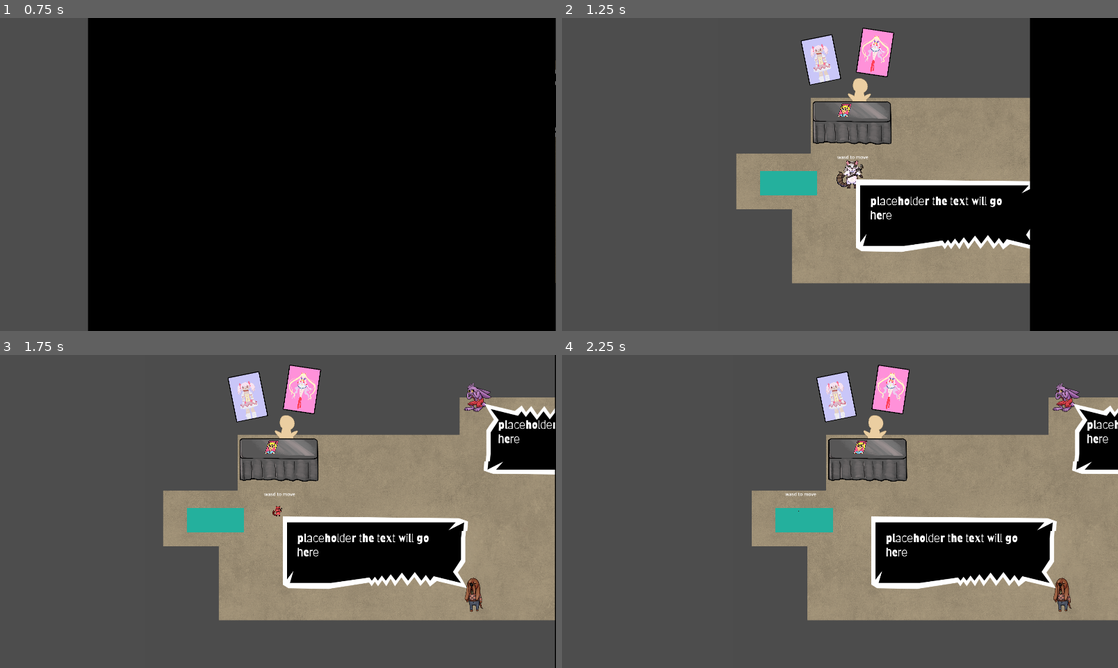
Above: before the commit, frames 1-4 (two rows, left to right).
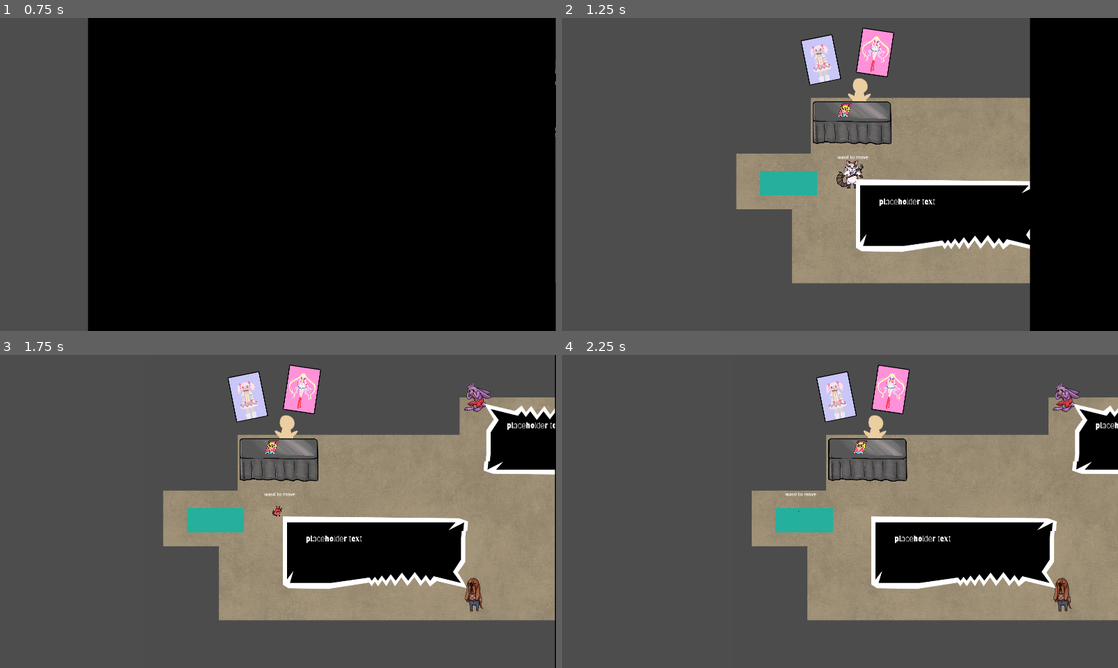
Above: after the commit, the same moments.

Repository: Limeyuzu/power-up-jam-2026
Game: Godot game, scene res://Scenes/MovementTest.tscn
Same seed, same stepped clock (60 frames per second), same inputs: the game is played once before the commit and once after it.
Inputs (mouse positions are in pixels of both pictures, inside the frame that each line leads up to):
- Up to frame 1 (0.75 s): tap Enter (ui_accept) at 0.5 s; move the mouse to (400, 158) at 0.52 s; hold Right (ui_right) from 0.53 s (still down); tap Space at 0.6 s; click (400, 158) at 0.67 s
- Up to frame 2 (1.25 s): keep holding Right (ui_right); tap Enter (ui_accept) at 0.77 s
- Up to frame 3 (1.75 s): release Right (ui_right) at 1.25 s; drag from (166, 527) to (389, 552) at 1.27 s
- Up to frame 4 (2.25 s): move the mouse to (895, 442) at 2.02 s; hold Right (ui_right) from 2.03 s (still down); tap Space at 2.1 s

Frame 1 is identical in both runs. In frame 2, 0.4% of the frame differs, in the area x 55-80%, y 56-65%; in frame 3, 0.7%, in the area x 53-100%, y 20-65%; in frame 4, 0.6%.

Commit message:
adjust text size

Diff:
--- a/Scenes/DialogueBubble.tscn
+++ b/Scenes/DialogueBubble.tscn
@@ -19,9 +19,9 @@
 corner_radius_bottom_left = 40
 
 [sub_resource type="StyleBoxFlat" id="StyleBoxFlat_jwrjw"]
-content_margin_left = 50.0
-content_margin_top = 50.0
-content_margin_right = 50.0
+content_margin_left = 80.0
+content_margin_top = 60.0
+content_margin_right = 0.0
 content_margin_bottom = 80.0
 bg_color = Color(0.6, 0.6, 0.6, 0)
 
@@ -71,8 +71,13 @@
 layout_mode = 2
 offset_transform_position = Vector2(20, 0)
 theme = ExtResource("2_cto1i")
+theme_override_font_sizes/normal_font_size = 28
+theme_override_font_sizes/bold_font_size = 32
+theme_override_font_sizes/bold_italics_font_size = 32
+theme_override_font_sizes/italics_font_size = 32
+theme_override_font_sizes/mono_font_size = 32
 bbcode_enabled = true
-text = "placeholder the text will go here"
+text = "placeholder text"
 fit_content = true
 scroll_active = false
 autowrap_mode = 2
--- a/Scenes/Level_2.tscn
+++ b/Scenes/Level_2.tscn
@@ -10,7 +10,6 @@
 [ext_resource type="Script" uid="uid://cged8u182768u" path="res://addons/yarn_spinner/ui/line_presenter.gd" id="8_25io1"]
 [ext_resource type="Script" uid="uid://cogqy630mjgv7" path="res://addons/yarn_spinner/ui/options_presenter.gd" id="9_8gp1p"]
 [ext_resource type="Script" uid="uid://dgxe860c5lnua" path="res://Scripts/UI_manager.gd" id="10_yybfe"]
-[ext_resource type="Texture2D" uid="uid://cy42bsvmlggtd" path="res://sprites/player.png" id="11_5ufib"]
 [ext_resource type="PackedScene" uid="uid://cbh6wkodlsbwa" path="res://Scenes/key.tscn" id="12_v1bqs"]
 [ext_resource type="PackedScene" uid="uid://dsh8expeklfeo" path="res://Scenes/door.tscn" id="13_7qdet"]
 
@@ -234,24 +233,12 @@
 position = Vector2(858.5, 39.5)
 shape = SubResource("RectangleShape2D_qnpof")
 
-[node name="Sprite2D" type="Sprite2D" parent="Wall" unique_id=1893576437]
-modulate = Color(0.13682577, 0.13682574, 0.13682571, 1)
-position = Vector2(859.5, 41.499996)
-scale = Vector2(26.890627, 1.1571428)
-texture = ExtResource("11_5ufib")
-
 [node name="Wall2" type="StaticBody2D" parent="." unique_id=2064159483]
 position = Vector2(0, 996)
 
 [node name="CollisionShape2D" type="CollisionShape2D" parent="Wall2" unique_id=729567127]
 position = Vector2(858.5, 39.5)
 shape = SubResource("RectangleShape2D_qnpof")
-
-[node name="Sprite2D" type="Sprite2D" parent="Wall2" unique_id=1942616244]
-modulate = Color(0.13682577, 0.13682574, 0.13682571, 1)
-position = Vector2(859.5, 41.499996)
-scale = Vector2(26.890627, 1.1571428)
-texture = ExtResource("11_5ufib")
 
 [node name="Key" parent="." unique_id=255064478 instance=ExtResource("12_v1bqs")]
 position = Vector2(1105, 398)
